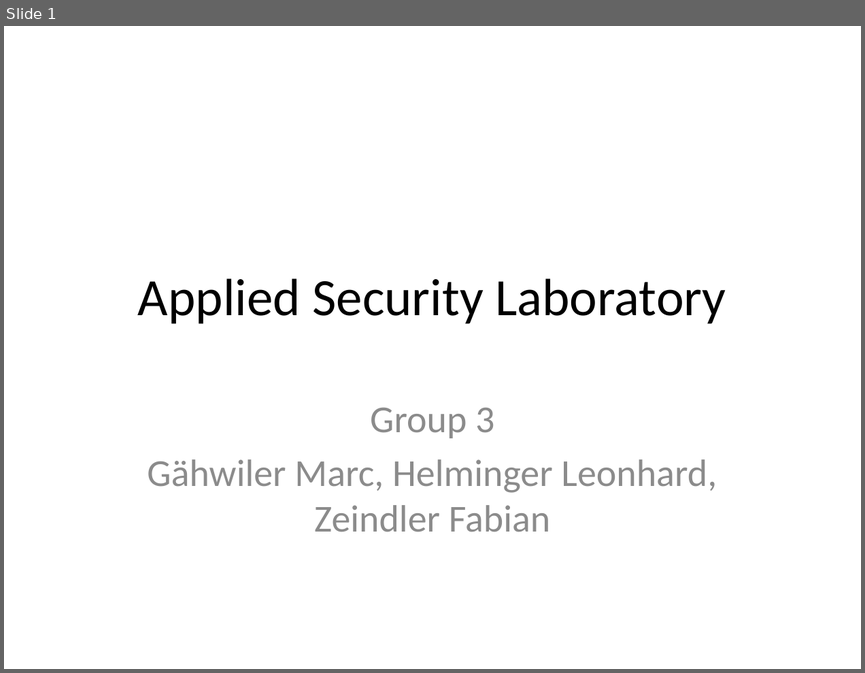
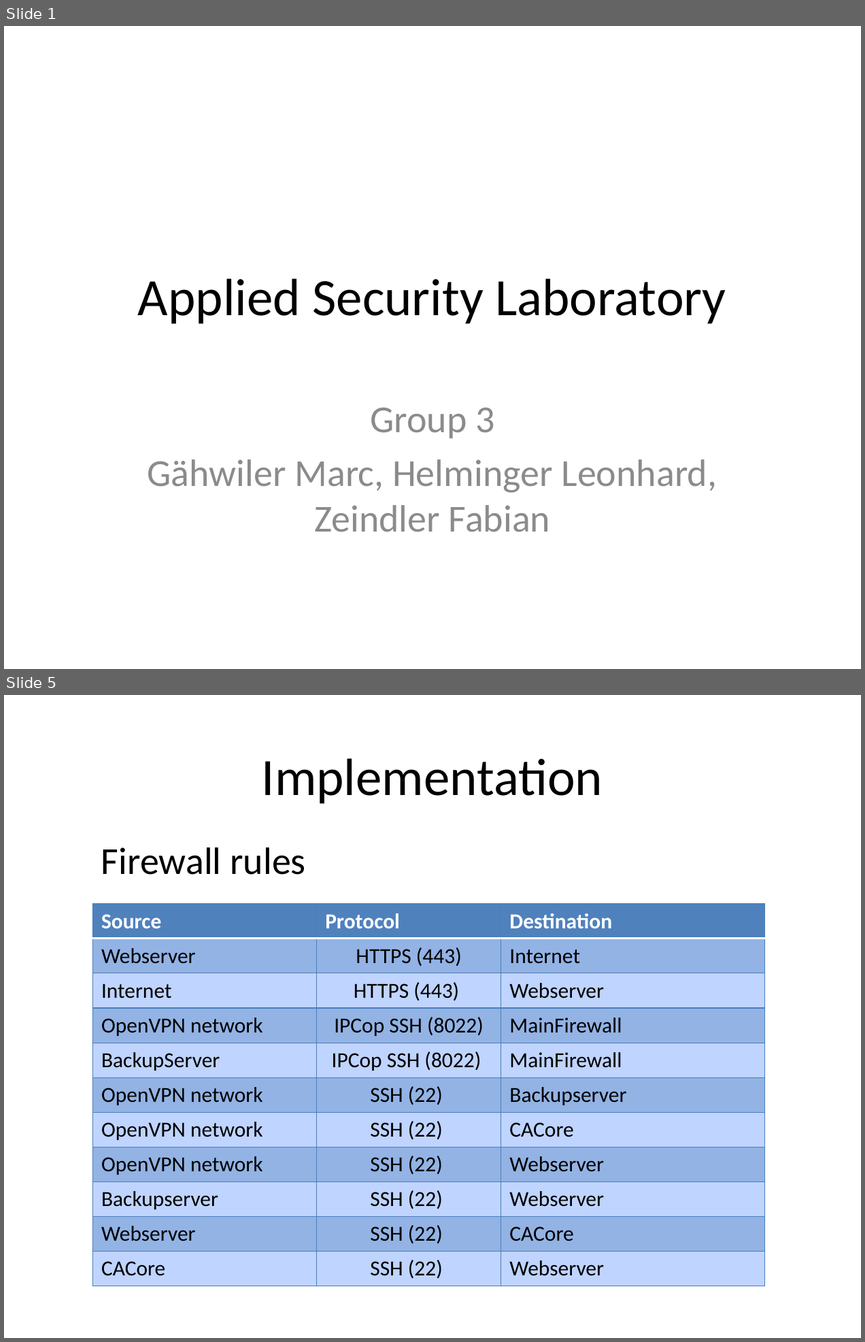
Before and after one commit to KarlKode/AppliedLabProject, a slide deck: presentation/Präsentation1.pptx. Shown one above the other, each under a label of ours: slide 1 before the commit, slides 1 and 5 after it; the slides between them are not shown. The pictures are 865x673 and 865x1342 pixels, drawn with LibreOffice and Linux fonts; fonts in the diff are those of the drawing. Boxes give left, top, right and bottom in pixels: in the first picture for what was removed or moved away, otherwise in the second. Text is boxed around its words. In the diff, an @@ line names an element or a change of style, - is before the commit and + after.

```diff
--- a/presentation/Präsentation1.pptx
+++ b/presentation/Präsentation1.pptx
@@ slide 5 added at (x1=4, y1=695, x2=861, y2=1338), background #FFFFFF @@
@@ title added at (x1=262, y1=758, x2=603, y2=804), 44 pt, text #000000 @@
+Implementation
@@ text added at (x1=101, y1=847, x2=305, y2=875), 32 pt, text #000000 @@
+Firewall rules
@@ table added at (x1=93, y1=903, x2=764, y2=1285), 11 rows, 3 columns @@
+Source | Protocol | Destination
+Webserver | HTTPS (443) | Internet
+Internet | HTTPS (443) | Webserver
+OpenVPN network | IPCop SSH (8022) | MainFirewall
+BackupServer | IPCop SSH (8022) | MainFirewall
+OpenVPN network | SSH (22) | Backupserver
+OpenVPN network | SSH (22) | CACore
+OpenVPN network | SSH (22) | Webserver
+Backupserver | SSH (22) | Webserver
+Webserver | SSH (22) | CACore
+CACore | SSH (22) | Webserver
```
Also in this commit, not shown: 11 other slides added, 1 other file.
